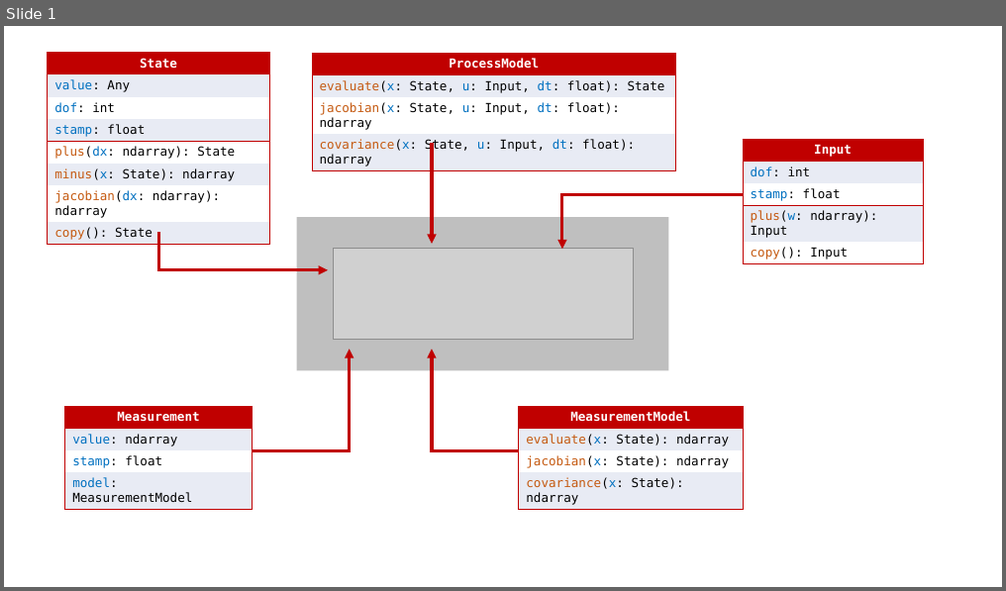
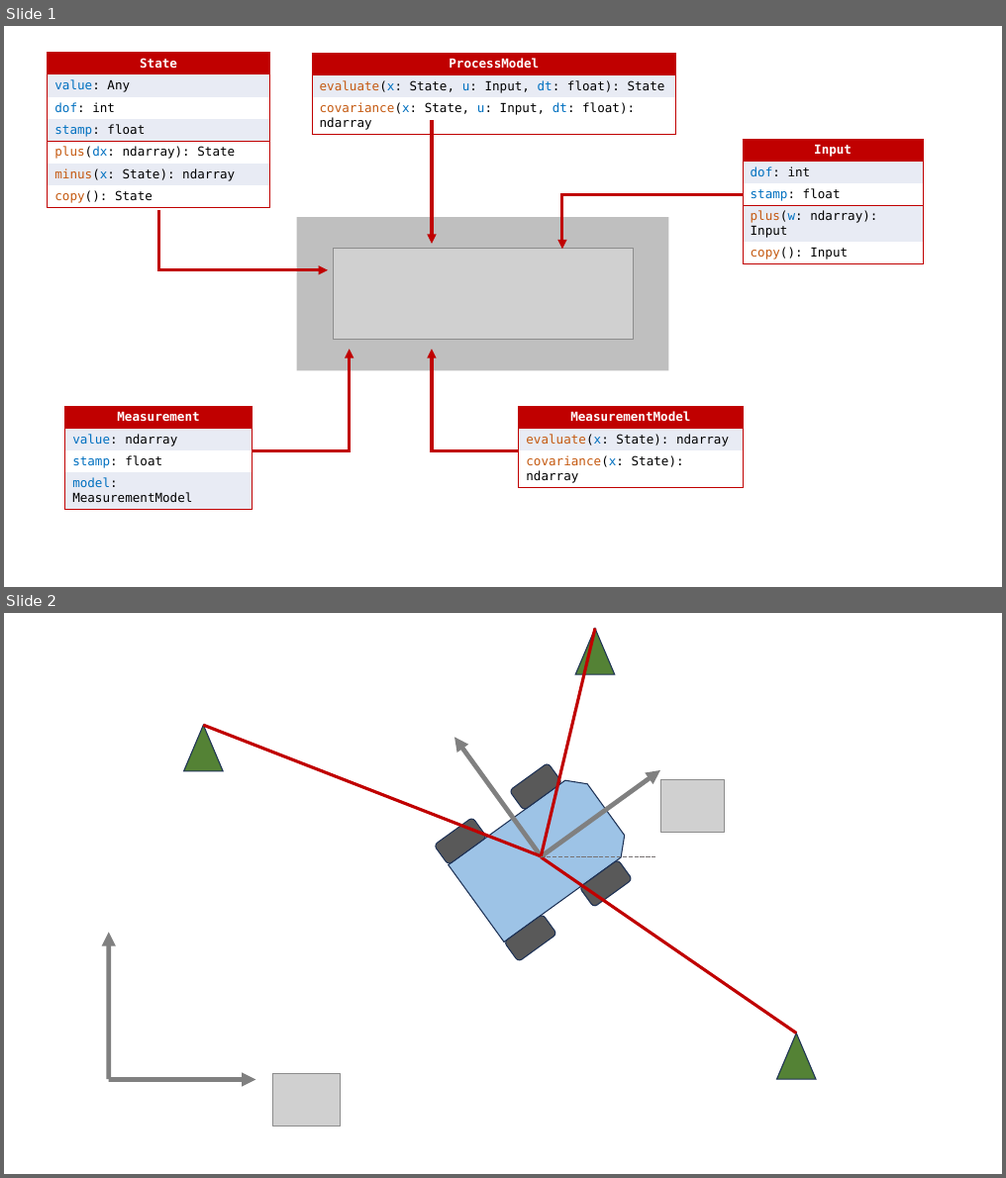
Before and after one commit to decargroup/navlie, a slide deck: docs/source/figs.pptx. Shown one above the other, each under a label of ours: slide 1 before the commit, slides 1 and 2 after it. The pictures are 1006x591 and 1006x1178 pixels, drawn with LibreOffice and Linux fonts; fonts in the diff are those of the drawing; grey boxes stand for pictures; background and template pictures are left out. Boxes give left, top, right and bottom in pixels: in the first picture for what was removed or moved away, otherwise in the second. Text is boxed around its words. In the diff, an @@ line names an element or a change of style, - is before the commit and + after.

```diff
--- a/docs/source/figs.pptx
+++ b/docs/source/figs.pptx
@@ slide 2 added at (4,613,1002,1174), background #FFFFFF @@
@@ line added from (595, 628) to (541, 857), #C00000 3 pt @@
@@ triangle added at (576,628,615,674), fill #548235, outline #1E3256 1 pt @@
@@ triangle added at (183,725,223,771), fill #548235, outline #1E3256 1 pt @@
@@ line added from (203, 725) to (541, 857), #C00000 3 pt @@
@@ group added at (434,738,660,962): 4 rounded rectangles, 2 arrows, 1 snip same rect @@
@@ picture added at (660,780,724,833) @@
@@ line added from (797, 1034) to (541, 858), #C00000 3 pt @@
@@ line added from (541, 857) to (655, 857), #767171 0.5 pt dashed @@
@@ arrow added from (109, 1079) to (109, 932), #808080 4.5 pt @@
@@ triangle added at (776,1034,816,1080), fill #548235, outline #1E3256 1 pt @@
@@ arrow added from (109, 1080) to (256, 1080), #808080 4.5 pt @@
@@ picture added at (272,1074,341,1127) @@
@@ slide 1 changed as well @@
@@ table at (48,53,269,210) @@
-row 7: jacobian(dx: ndarray): ndarray
@@ table at (312,53,675,134) @@
-row 3: jacobian(x: State, u: Input, dt: float): ndarray
@@ arrow moved from (432, 143) - (432, 244) to (432, 120) - (432, 244) @@
@@ elbow arrow moved from (159, 233) - (328, 271) to (159, 210) - (328, 271) @@
@@ table at (519,407,743,487) @@
-row 3: jacobian(x: State): ndarray
```
Also in this commit, not shown: 6 other files.
